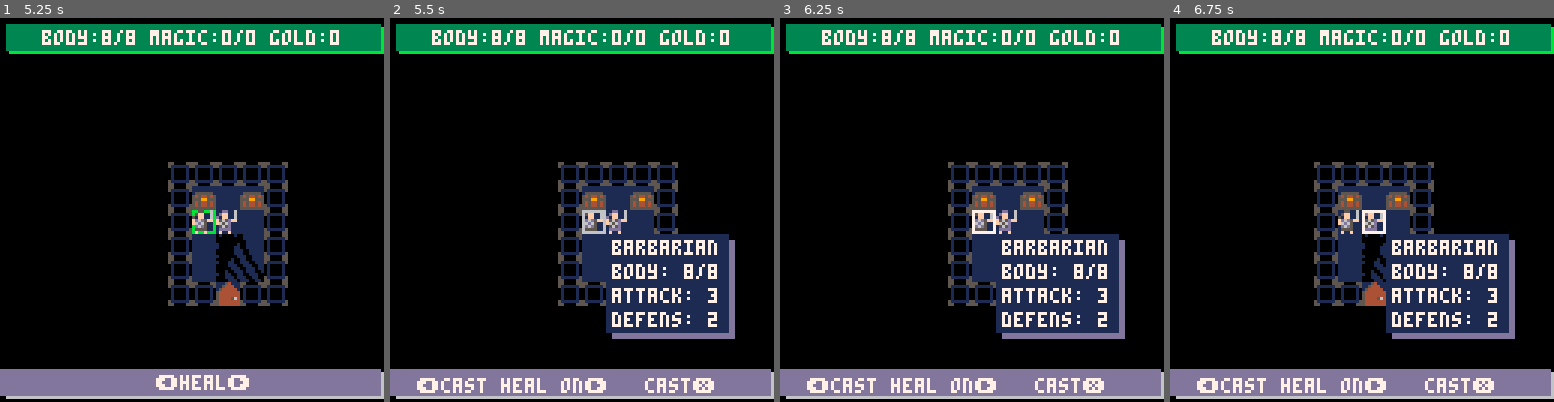
Above: before the commit, frames 1-4 (left to right).
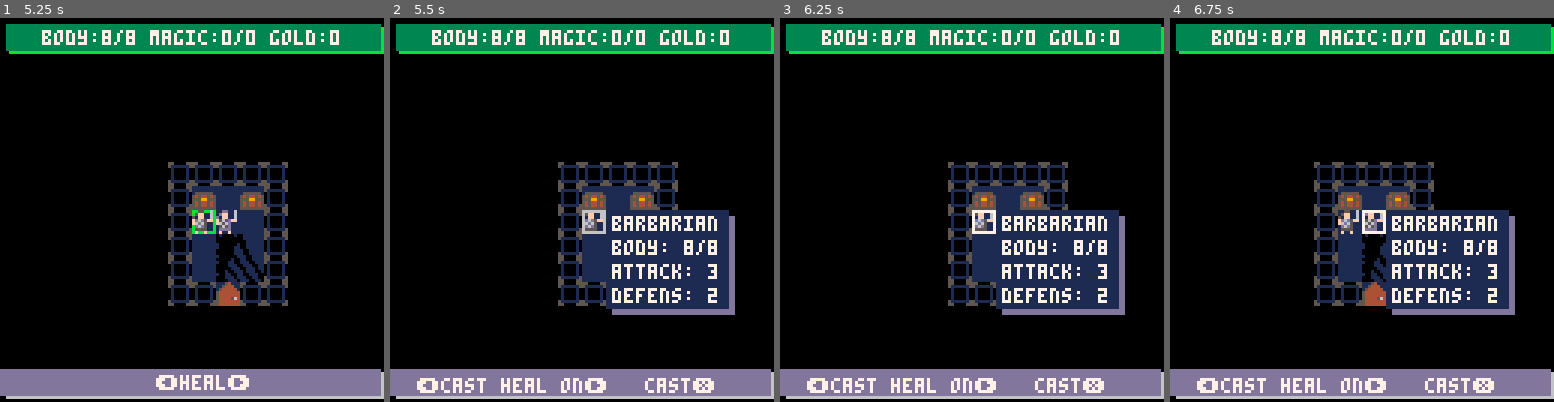
Above: after the commit, the same moments.

Repository: rad-corps/HQuest
Game: PICO-8 cartridge hq.p8
The game is run twice, just before and just after one commit, with the same random seed, the same clock (stepped at 60 frames per second) and the same inputs.
Inputs:
- Up to frame 1 (5.25 s): tap O (Z key) at 0.33, 0.7, 1.43, 2.22, 3.1, 3.98, 4.87 s; tap X (X key) at 1.07, 2.07, 2.4, 2.73, 3.07, 3.4, 3.73, 4.07, 4.4, 4.73, 5.07 s; hold Left 1.97-2.37 s; hold Down 2.42-2.82 s; hold Right 2.87-3.53 s; hold Up 3.58-4.08 s; hold Right 4.13-4.53 s; hold Down 4.58-5.08 s; hold Left from 5.13 s (still down)
- Up to frame 2 (5.5 s): keep holding Left; tap X (X key) at 5.4 s
- Up to frame 3 (6.25 s): tap X (X key) at 5.73, 6.07 s; tap O (Z key) at 5.75 s; release Left at 5.8 s; hold Up 5.85-6.18 s; hold Left from 6.23 s (still down)
- Up to frame 4 (6.75 s): tap X (X key) at 6.4, 6.73 s; release Left at 6.63 s; tap O (Z key) at 6.63 s; hold Down from 6.68 s (still down)

Frame 1 is identical in both runs. In frame 2, 5.2% of the frame differs, in the area x 56-90%, y 50-84%; in frame 3, 5.2%; in frame 4, 5.3%.

Commit message:
show coloured status conditions when actor hilighted

Diff:
--- a/hq.p8
+++ b/hq.p8
@@ -731,15 +731,39 @@
 					rect2colour = 1
 				end
 				local en_x = en.x * 8 + 8
-				local en_y = en.y * 8 + 8
-				--todo draw enemy stats
-				rectfill(en_x + 2, en_y + 2, en_x + 42, en_y + 34, rect1colour)
-				rectfill(en_x, en_y, en_x + 40, en_y + 32, rect2colour)
-				print(en.name, en_x + 2, en_y + 2, 7)
-				print("body: " .. en.bp .. "/" .. en.max_bp, en_x + 2, en_y + 10)
-				print("attack: " .. en.ap, en_x + 2, en_y + 18)
-				print("defens: " .. en.dp, en_x + 2, en_y + 26)
-
+				local en_y = en.y * 8
+
+
+
+				local hilight_stats = {
+					en.name,
+					"body: " .. en.bp .. "/" .. en.max_bp,
+					"attack: " .. en.ap,
+					"defens: " .. en.dp,
+				}
+
+				if en.sleep > 0 then
+					add(hilight_stats, "asleep")
+				end
+				if en.protection > 0 then
+					add(hilight_stats, "protected")
+				end
+
+				local rect_height = #hilight_stats * 8
+
+				rectfill(en_x + 2, en_y + 2, en_x + 42, en_y + rect_height + 2, rect1colour)
+				rectfill(en_x, en_y, en_x + 40, en_y + rect_height, rect2colour)
+
+				local y_pos = en_y + 2
+
+				for str in all(hilight_stats) do
+					local colour = 7
+					if str == "asleep" or str == "protected" then
+						colour = 12
+					end
+					print(str, en_x + 2, y_pos, colour)
+					y_pos += 8
+				end
 			end
 		end
 
